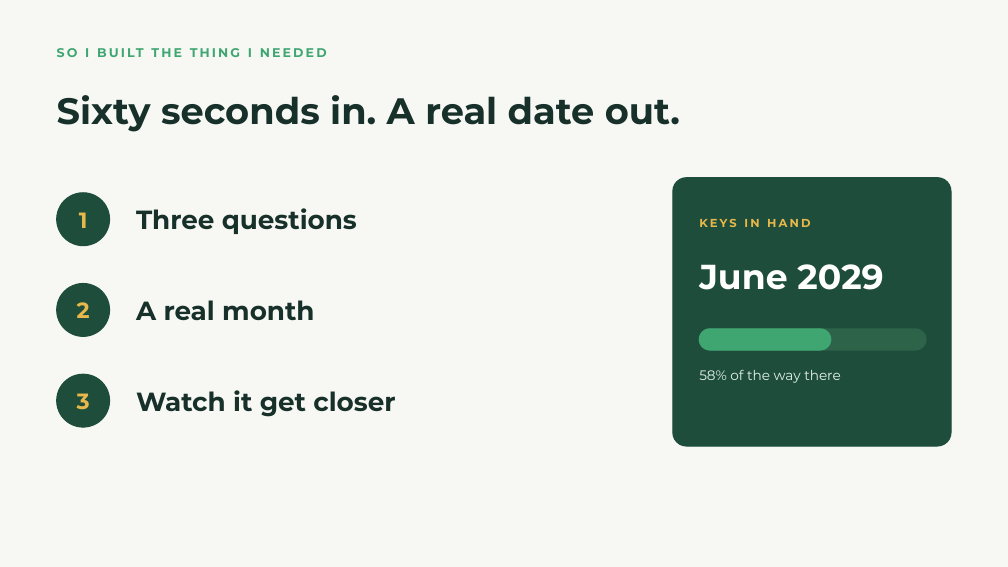
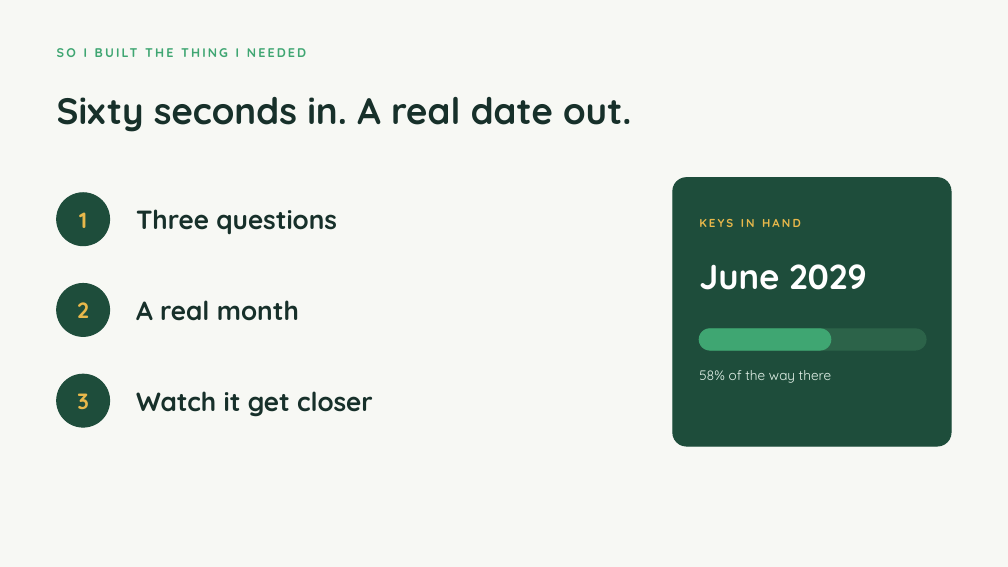
Before and after one commit to jasonmwong603/Claude-Code, a slide deck: slide 5 of apps/keydate/pitch/KeyDate-JCI-Edmonton.pptx. Drawn at 1008x567 pixels with LibreOffice and Linux fonts; fonts in the diff are those of the drawing. Boxes give left, top, right and bottom in pixels: in the first picture for what was removed or moved away, otherwise in the second. Text is boxed around its words. In the diff, an @@ line names an element or a change of style, - is before the commit and + after.

```diff
--- a/apps/keydate/pitch/KeyDate-JCI-Edmonton.pptx
+++ b/apps/keydate/pitch/KeyDate-JCI-Edmonton.pptx
@@ font Montserrat to Quicksand in 9 elements at (84,48,119,57), (57,97,631,132), (79,212,87,228), (136,209,337,235), (136,300,299,321), (136,391,373,417), (699,219,801,227), (699,264,866,290), (699,370,831,383) @@
```
Also in this commit, not shown: 9 other slides changed, 3 other files.
